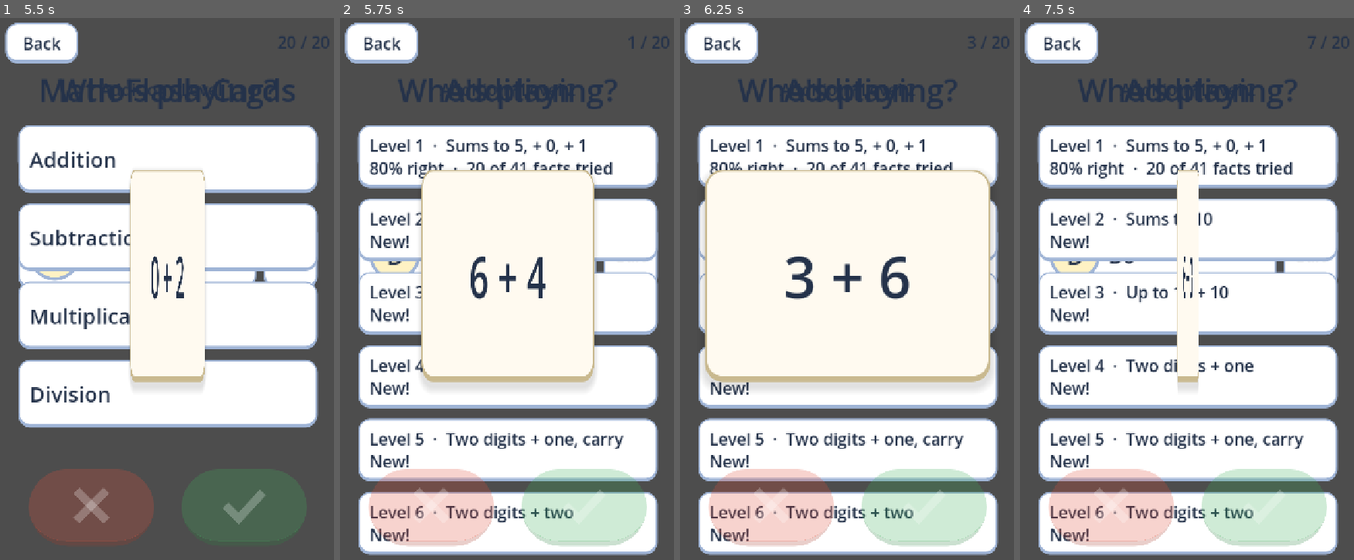
Above: before the commit, frames 1-4 (left to right).
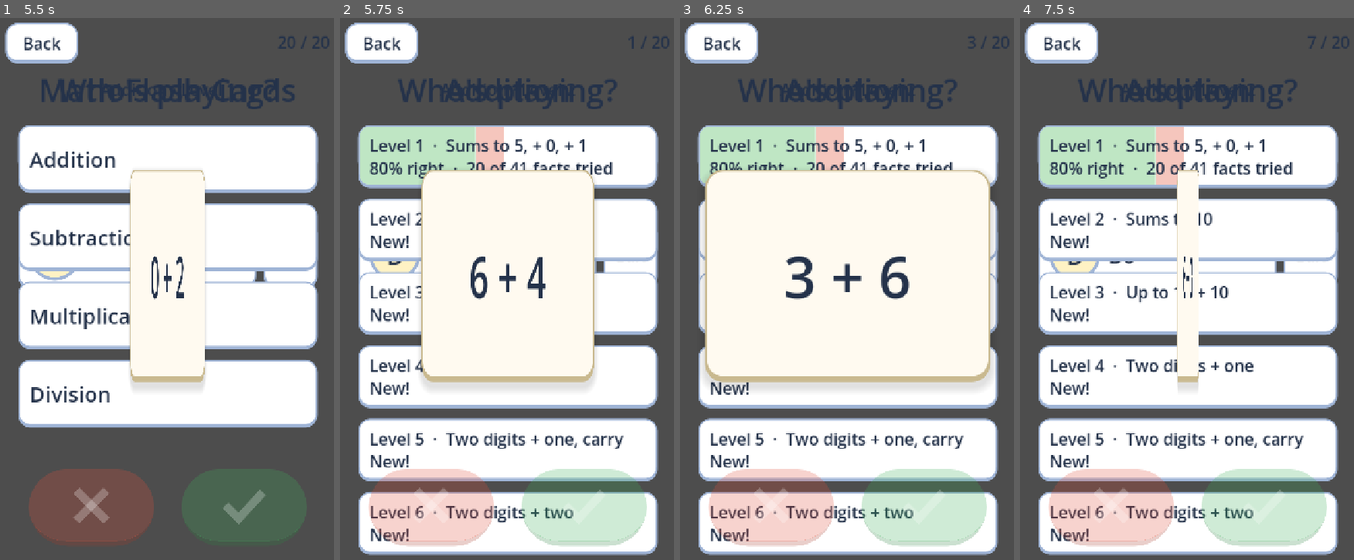
Above: after the commit, the same moments.

Repository: rotarydialer/math-flash
Game: Godot game, scene res://tests/Playtest.tscn
The game is run twice, just before and just after one commit, with the same random seed, the same clock (stepped at 60 frames per second) and the same inputs. This scene is started directly instead of the project's main scene.
Inputs (mouse positions are in pixels of both pictures, inside the frame that each line leads up to):
- Up to frame 1 (5.5 s): click (126, 148) at 0.52 s; type "Alex" at 0.6 s; click "Add" at 1.25 s; click "Bo" at 2 s; click "Edit" at 2.75 s; click "Addition" at 3.5 s; click "Subtraction" at 4.25 s; click "Division" at 5 s
- Up to frame 2 (5.75 s): no input
- Up to frame 3 (6.25 s): click "Level 1 · Sums to 5, + 0, + 1…" at 5.75 s
- Up to frame 4 (7.5 s): click "Level 1 · Sums to 5, + 0, + 1…" at 6.5 s; click "Level 2 · Sums to 10 New!" at 7.25 s

Frame 1 is identical in both runs. In frame 2, 3.5% of the frame differs, in the area x 6-50%, y 20-31%; in frame 3, 3.1%; in frame 4, 4.1%.

Commit message:
feat: indicate % correct, complete

Diff:
--- a/data/config.gd
+++ b/data/config.gd
@@ -35,6 +35,11 @@
 const CARD_EDGE := Color("c9b98f")
 const ANSWER_INK := Color("3a6fd8")
 const RIGHT := Color("3fae5a")
+# Level buttons fill like a bar: its length is the share of the level's facts tried, split into
+# right then wrong by how those answers went; the untried rest stays clear. Give PROGRESS_WRONG
+# an alpha of 0 (e.g. Color(0, 0, 0, 0)) to show only the green.
+const PROGRESS_RIGHT := Color("bfe6c4")
+const PROGRESS_WRONG := Color("f5c6bd")
 const WRONG := Color("e0503a")
 const AVATAR_RIM := Color("9fb4d6")     # ring around a profile picture
 const AVATAR_BLANK := Color("fff2c4")   # the disc behind a player's initial when they have no picture
--- a/scripts/menu_screen.gd
+++ b/scripts/menu_screen.gd
@@ -3,7 +3,8 @@
 
 ## Two-page picker. The top page has one big button per category; picking one opens its level
 ## list (with a Back button), one button per level with its range and how the student has done
-## on it so far. Rebuilt on every change so the numbers stay current. Coming back from a round
+## on it so far. The button fills like a bar: as far across as the share of facts tried, green for
+## the % right and red for the % wrong. Rebuilt on every change so the numbers stay current. Coming back from a round
 ## lands on that round's category. The top page's corner button shows who's playing (picture and
 ## name) and opens the profile picker.
 
@@ -92,16 +93,21 @@
 		_list.remove_child(child)
 		child.queue_free()
 
-func _level_button(cfg: Dictionary) -> Button:
-	var btn := Button.new()
-	btn.text = "Level %d  ·  %s\n%s" % [cfg["number"], cfg["hint"], _progress_text(cfg)]
+func _level_button(cfg: Dictionary) -> ProgressButton:
+	var s := Stats.level_summary(cfg)
+	var answered: int = s["right"] + s["wrong"]
+	var btn := ProgressButton.new()
+	btn.text = "Level %d  ·  %s\n%s" % [cfg["number"], cfg["hint"], _progress_text(s)]
+	if answered > 0:
+		var tried: float = float(s["seen"]) / s["facts"]
+		btn.right = tried * s["right"] / answered
+		btn.wrong = tried - btn.right
 	btn.alignment = HORIZONTAL_ALIGNMENT_LEFT
 	btn.custom_minimum_size = Vector2(0, 130)
 	btn.pressed.connect(GameState.start_round.bind(cfg["category"], cfg["number"]))
 	return btn
 
-func _progress_text(cfg: Dictionary) -> String:
-	var s := Stats.level_summary(cfg)
+func _progress_text(s: Dictionary) -> String:
 	var answered: int = s["right"] + s["wrong"]
 	if answered == 0:
 		return "New!"
--- /dev/null
+++ b/scripts/progress_button.gd
@@ -0,0 +1,86 @@
+class_name ProgressButton
+extends Button
+
+## A button that fills from the left like a bar behind its text: first `right` of the way across
+## in Config.PROGRESS_RIGHT, then `wrong` more in Config.PROGRESS_WRONG (both fractions of the full
+## width), leaving the rest clear. The level list uses it for how much of the level has been tried
+## and how those answers went.
+##
+## A button draws its text in the same pass as its background, so there's no room to slip a bar
+## between them. Instead the button's own backgrounds are swapped for empty ones (keeping their
+## margins), and a child drawn behind the button paints the real background and then the bar.
+
+const Config := preload("res://data/config.gd")
+
+const STATES := ["normal", "hover", "pressed", "hover_pressed"]
+
+var right := 0.0:
+	set(value):
+		right = clampf(value, 0.0, 1.0)
+		_backdrop.queue_redraw()
+var wrong := 0.0:
+	set(value):
+		wrong = clampf(value, 0.0, 1.0)
+		_backdrop.queue_redraw()
+
+var _backdrop: Control
+## The theme's background for each state, which the backdrop draws in the button's place.
+var _boxes := {}
+
+func _init() -> void:
+	_backdrop = Control.new()
+	_backdrop.show_behind_parent = true
+	_backdrop.mouse_filter = Control.MOUSE_FILTER_IGNORE
+	_backdrop.set_anchors_preset(Control.PRESET_FULL_RECT)
+	_backdrop.draw.connect(_draw_backdrop)
+	add_child(_backdrop)
+	# hovering or pressing redraws the button; the backdrop follows suit
+	draw.connect(_backdrop.queue_redraw)
+
+func _ready() -> void:
+	for state in STATES:
+		var box := get_theme_stylebox(state)
+		_boxes[state] = box
+		var empty := StyleBoxEmpty.new()
+		for side in [SIDE_LEFT, SIDE_TOP, SIDE_RIGHT, SIDE_BOTTOM]:
+			empty.set_content_margin(side, box.get_content_margin(side))
+		add_theme_stylebox_override(state, empty)
+
+func _draw_backdrop() -> void:
+	if _boxes.is_empty():
+		return
+	var box: StyleBox = _boxes[_state()]
+	var rect := Rect2(Vector2.ZERO, size)
+	_backdrop.draw_style_box(box, rect)
+	var radius := 0
+	var flat := box as StyleBoxFlat
+	if flat:
+		# the bar sits inside the border, its outer corners rounded to match
+		rect = rect.grow_individual(-flat.border_width_left, -flat.border_width_top,
+			-flat.border_width_right, -flat.border_width_bottom)
+		radius = maxi(0, flat.corner_radius_top_left - flat.border_width_left)
+	var start := 0.0
+	for segment in [[right, Config.PROGRESS_RIGHT], [wrong, Config.PROGRESS_WRONG]]:
+		var end := minf(start + segment[0], 1.0)
+		if end > start:
+			var fill := StyleBoxFlat.new()
+			fill.bg_color = segment[1]
+			if start == 0.0:
+				fill.corner_radius_top_left = radius
+				fill.corner_radius_bottom_left = radius
+			if end >= 1.0:
+				fill.corner_radius_top_right = radius
+				fill.corner_radius_bottom_right = radius
+			_backdrop.draw_style_box(fill, Rect2(rect.position.x + rect.size.x * start, rect.position.y,
+				rect.size.x * (end - start), rect.size.y))
+		start = end
+
+func _state() -> String:
+	match get_draw_mode():
+		DRAW_PRESSED:
+			return "pressed"
+		DRAW_HOVER:
+			return "hover"
+		DRAW_HOVER_PRESSED:
+			return "hover_pressed"
+	return "normal"
--- a/tests/playtest.gd
+++ b/tests/playtest.gd
@@ -78,6 +78,14 @@
 	print("%s level %d: %d / %d" % [category_id, n, expected_score, total])
 	GameState.to_menu()
 	_check(_menu.category_id == category_id, "L%d: leaving a round lands on its category's levels" % n)
+	var played := _menu._list.get_child(n - 1) as ProgressButton
+	var answered: int = after["right"] + after["wrong"]
+	var tried: float = float(after["seen"]) / after["facts"]
+	_check(is_equal_approx(played.right + played.wrong, tried), "L%d: its bar is as long as the share of facts tried" % n)
+	_check(is_equal_approx(played.right, tried * after["right"] / answered), "L%d: ...green for the share right" % n)
+	if n < Categories.level_count(category_id):
+		var next := _menu._list.get_child(n) as ProgressButton
+		_check(next.right == 0.0 and next.wrong == 0.0, "L%d: the next level, not played yet, has no bar" % n)
 
 ## The top page lists categories; a category button opens its levels; Back returns.
 func _check_menu() -> void:
Not shown, added: scripts/progress_button.gd.uid
Not shown, changed: README.md
